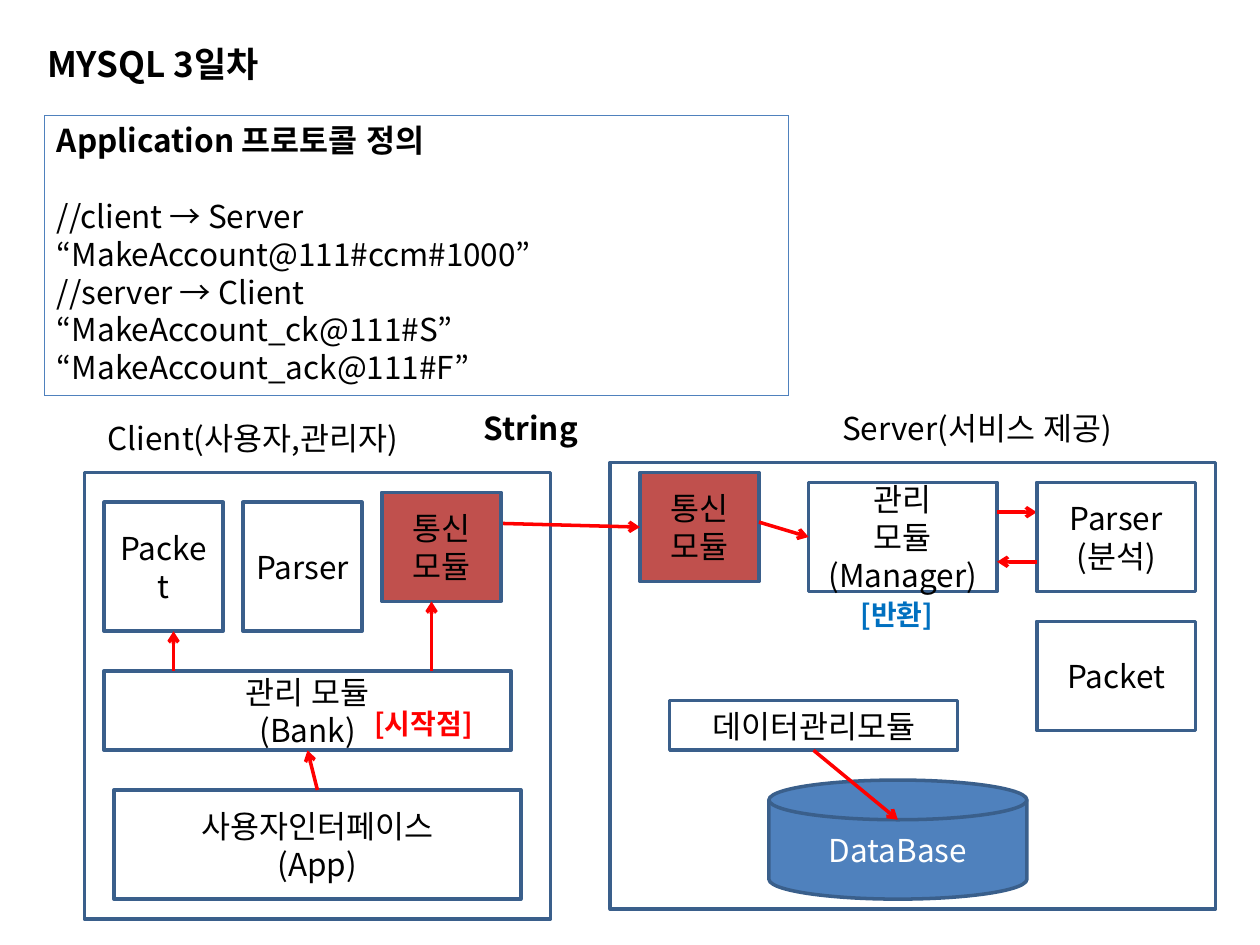
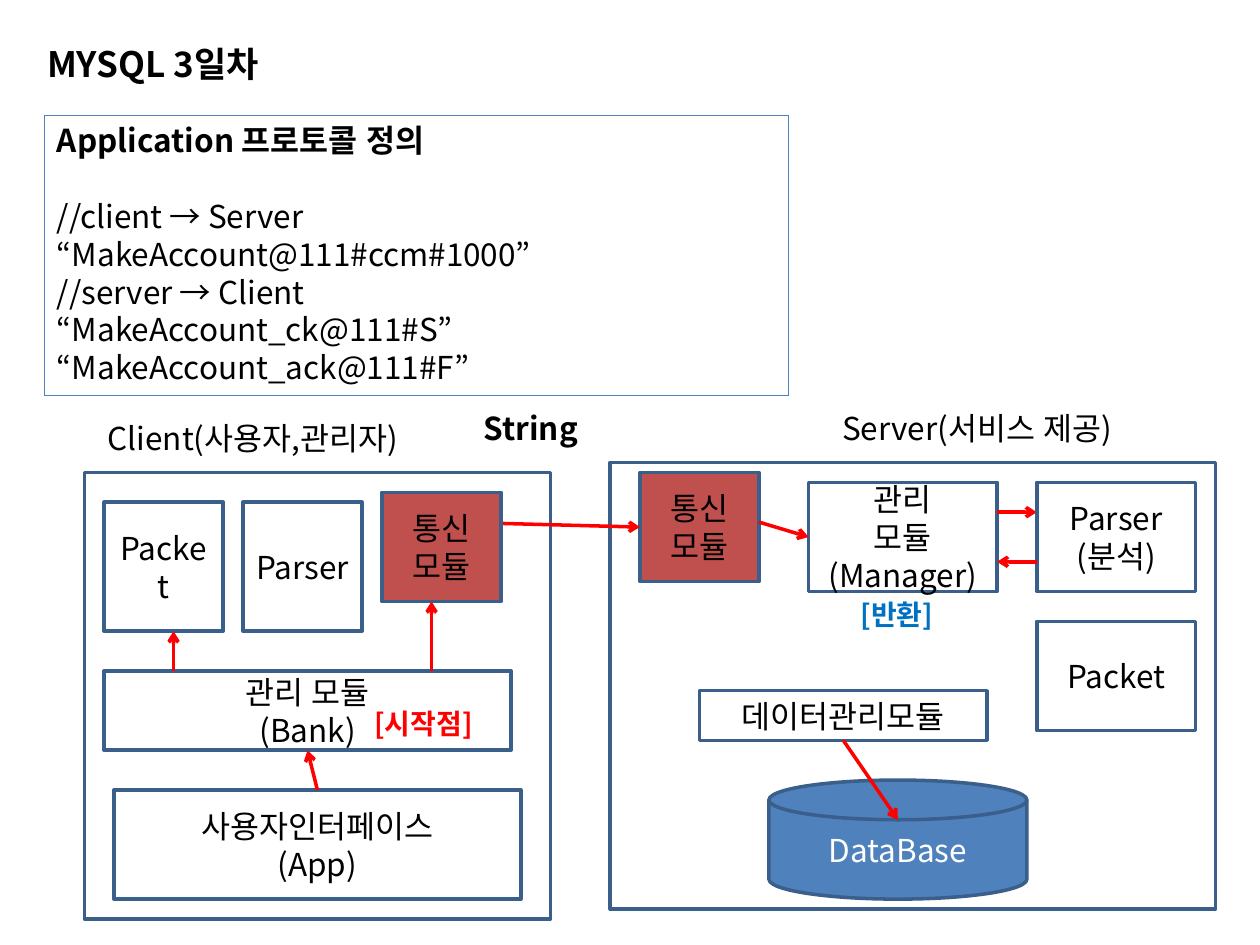
Before and after one commit to sing2song/TILDataBase, a slide deck: slide 37 of MYSQL.pptx. Drawn at 1260x945 pixels with LibreOffice and Linux fonts; fonts in the diff are those of the drawing. Boxes give left, top, right and bottom in pixels: in the first picture for what was removed or moved away, otherwise in the second. Text is boxed around its words. In the diff, an @@ line names an element or a change of style, - is before the commit and + after.

```diff
--- a/MYSQL.pptx
+++ b/MYSQL.pptx
@@ rectangle "데이터관리모듈": place and size @@
-rectangle "데이터관리모듈" at box(669, 701, 956, 750)
+rectangle "데이터관리모듈" at box(699, 690, 987, 740)
@@ arrow moved from (814, 750) - (898, 820) to (843, 741) - (898, 820) @@
```
Also in this commit, not shown: 6 slides added, 6 other files.
